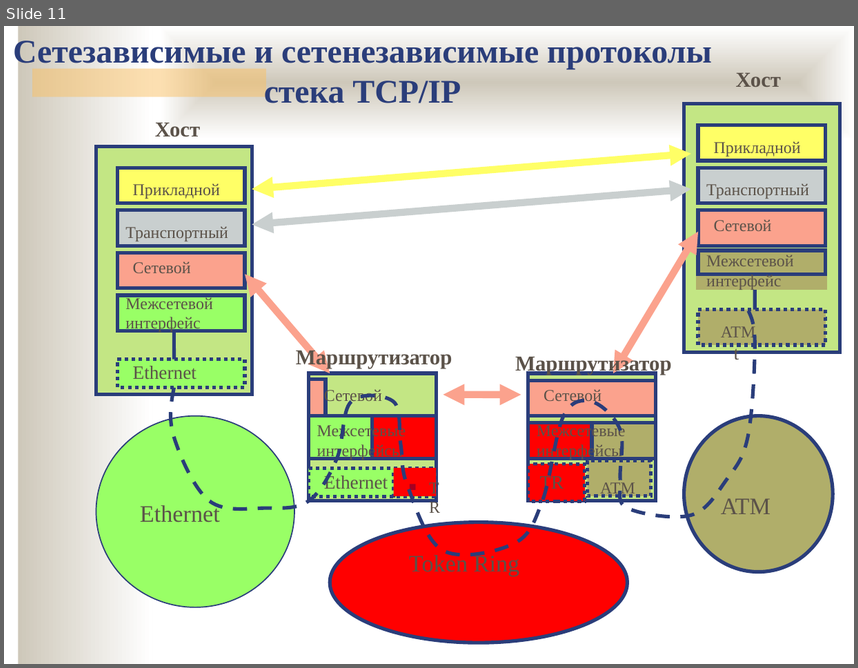
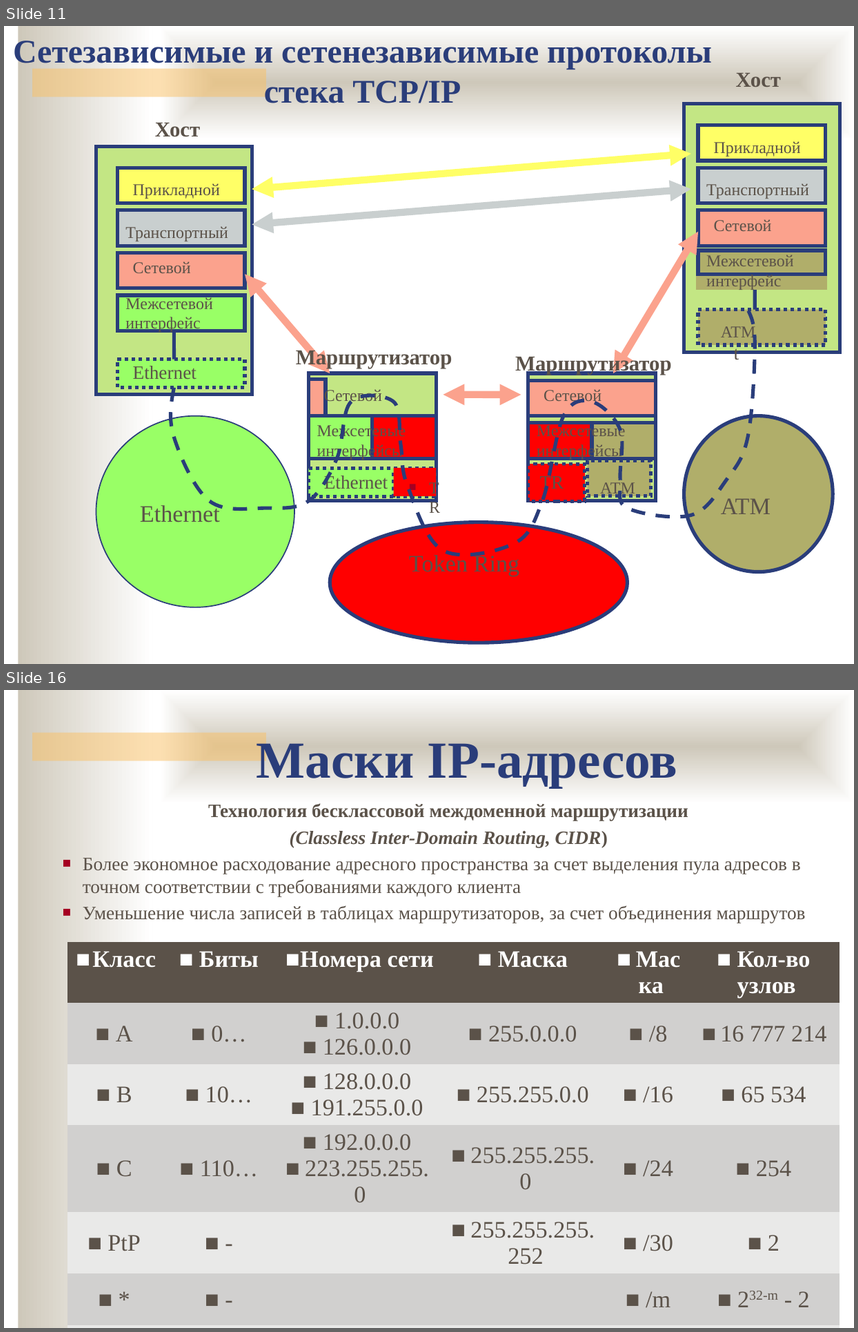
Before and after one commit to ukoloff/nets, a slide deck: 09.pptx. Shown one above the other, each under a label of ours: slide 11 before the commit, slides 11 and 16 after it; the slides between them are not shown. The pictures are 858x668 and 858x1332 pixels, drawn with LibreOffice and Linux fonts; fonts in the diff are those of the drawing; background and template pictures are left out. Boxes give left, top, right and bottom in pixels: in the first picture for what was removed or moved away, otherwise in the second. Text is boxed around its words. In the diff, an @@ line names an element or a change of style, - is before the commit and + after.

```diff
--- a/09.pptx
+++ b/09.pptx
@@ slide 16 added at (4, 690, 854, 1328), background #FFFFFF; not listed: 3 template elements that a slide beside it also shows @@
@@ text added at (257, 737, 677, 787), 44 pt, text #2A3D7A, bold @@
+Маски IP-адресов
@@ text added at (83, 803, 806, 923), 16 pt, text #5B5249 @@
+Технология бесклассовой междоменной маршрутизации
+(Classless Inter-Domain Routing, CIDR)
+■ Более экономное расходование адресного пространства за счет выделения пула адресов в точном соответствии с требованиями каждого клиента
+■ Уменьшение числа записей в таблицах маршрутизаторов, за счет объединения маршрутов
@@ table added at (67, 942, 840, 1312), 7 rows, 6 columns @@
+Класс | Биты | Номера сети | Маска | Маска | Кол-во узлов
+A | 0… | 1.0.0.0 / 126.0.0.0 | 255.0.0.0 | /8 | 16 777 214
+B | 10… | 128.0.0.0 / 191.255.0.0 | 255.255.0.0 | /16 | 65 534
+C | 110… | 192.0.0.0 / 223.255.255.0 | 255.255.255.0 | /24 | 254
+PtP | - |  | 255.255.255.252 | /30 | 2
+* | - |  |  | /m | 232-m - 2
+ |  |  |  | /20 | 4096
```
Also in this commit, not shown: 15 other slides added.
